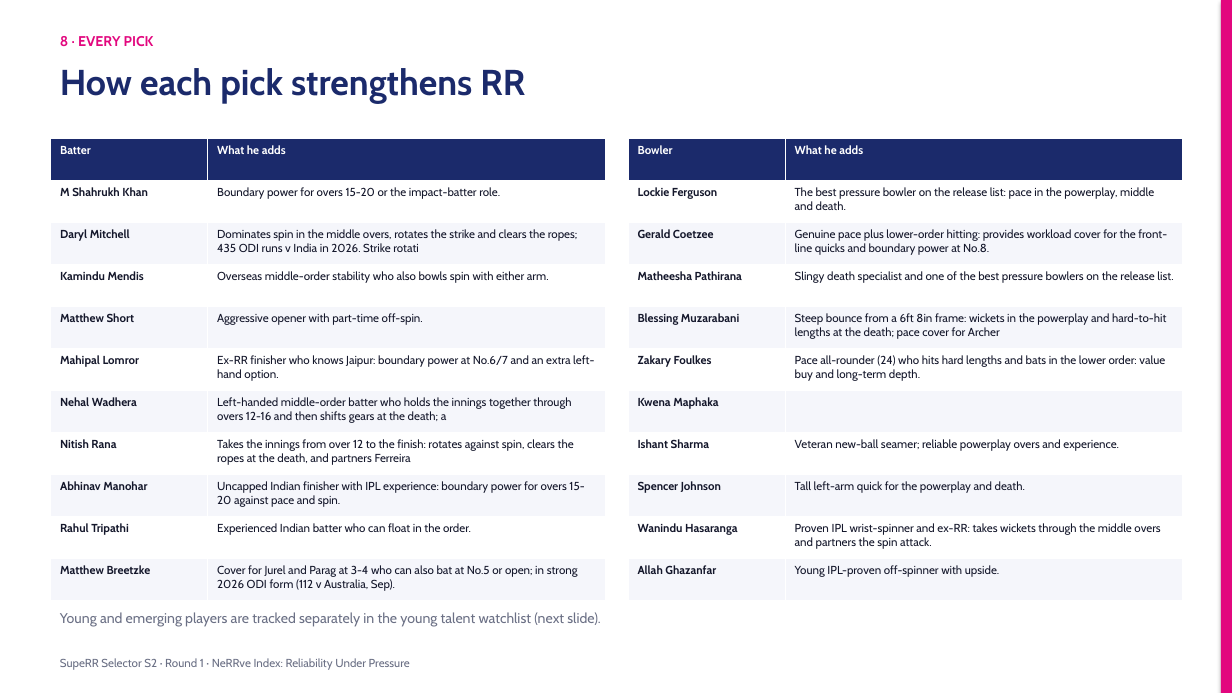
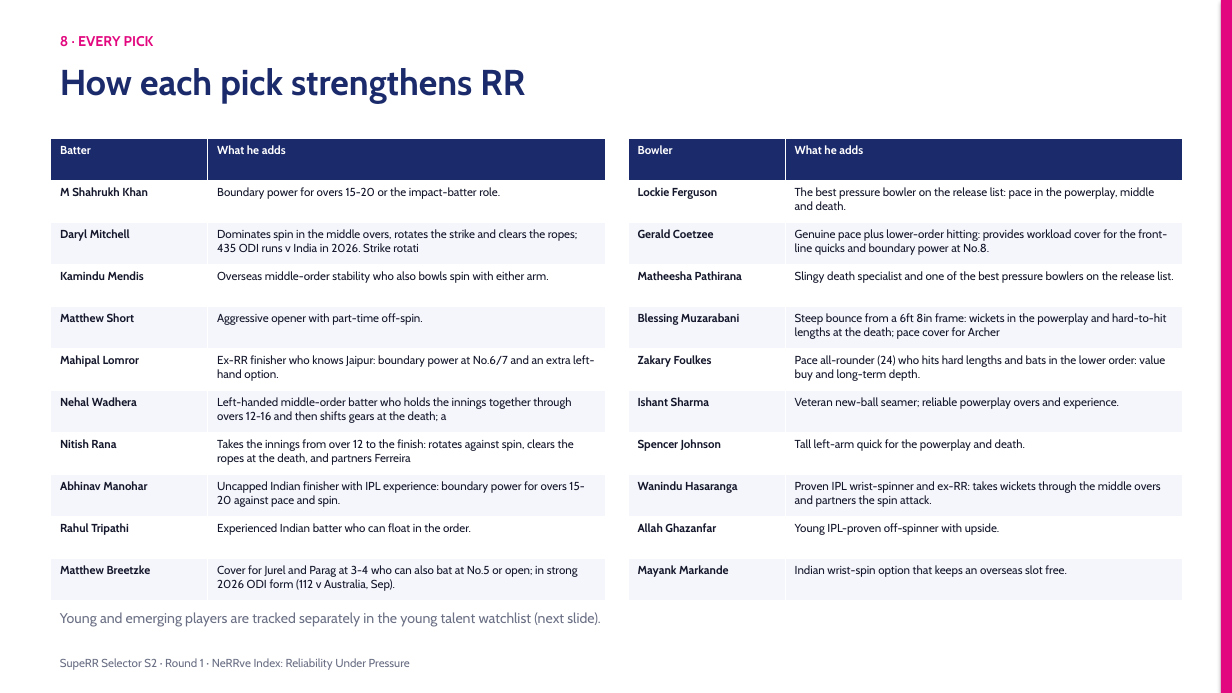
Before and after one commit to KoduruChandrasekhar/RRAuction-, a slide deck: slide 14 of submission/NeRRve_Deck.pptx. Drawn at 1232x693 pixels with LibreOffice and Linux fonts; fonts in the diff are those of the drawing. Boxes give left, top, right and bottom in pixels: in the first picture for what was removed or moved away, otherwise in the second. Text is boxed around its words. In the diff, an @@ line names an element or a change of style, - is before the commit and + after.

```diff
--- a/submission/NeRRve_Deck.pptx
+++ b/submission/NeRRve_Deck.pptx
@@ table at box(628, 139, 1183, 601) @@
-row 7: Kwena Maphaka | 
+row 11: Mayank Markande | Indian wrist-spin option that keeps an overseas slot free.
```
Also in this commit, not shown: 3 other slides changed, 5 other files.
